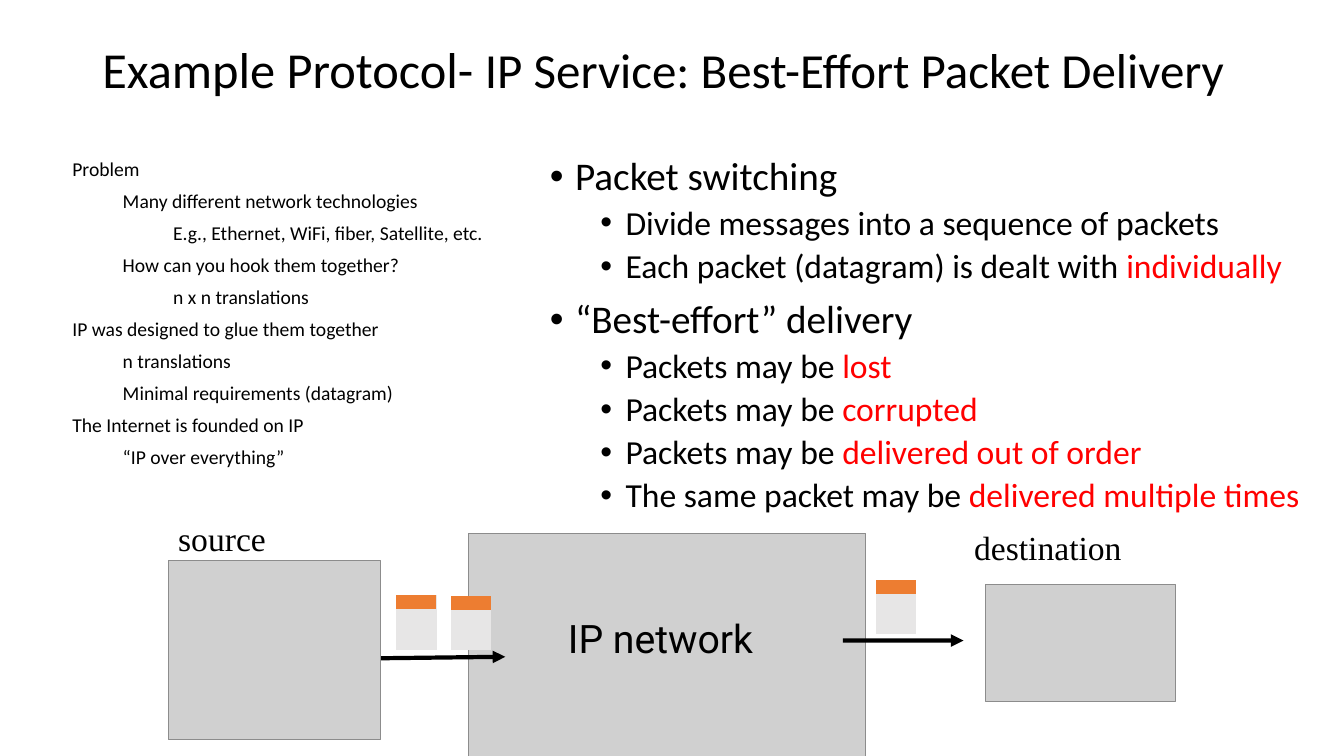
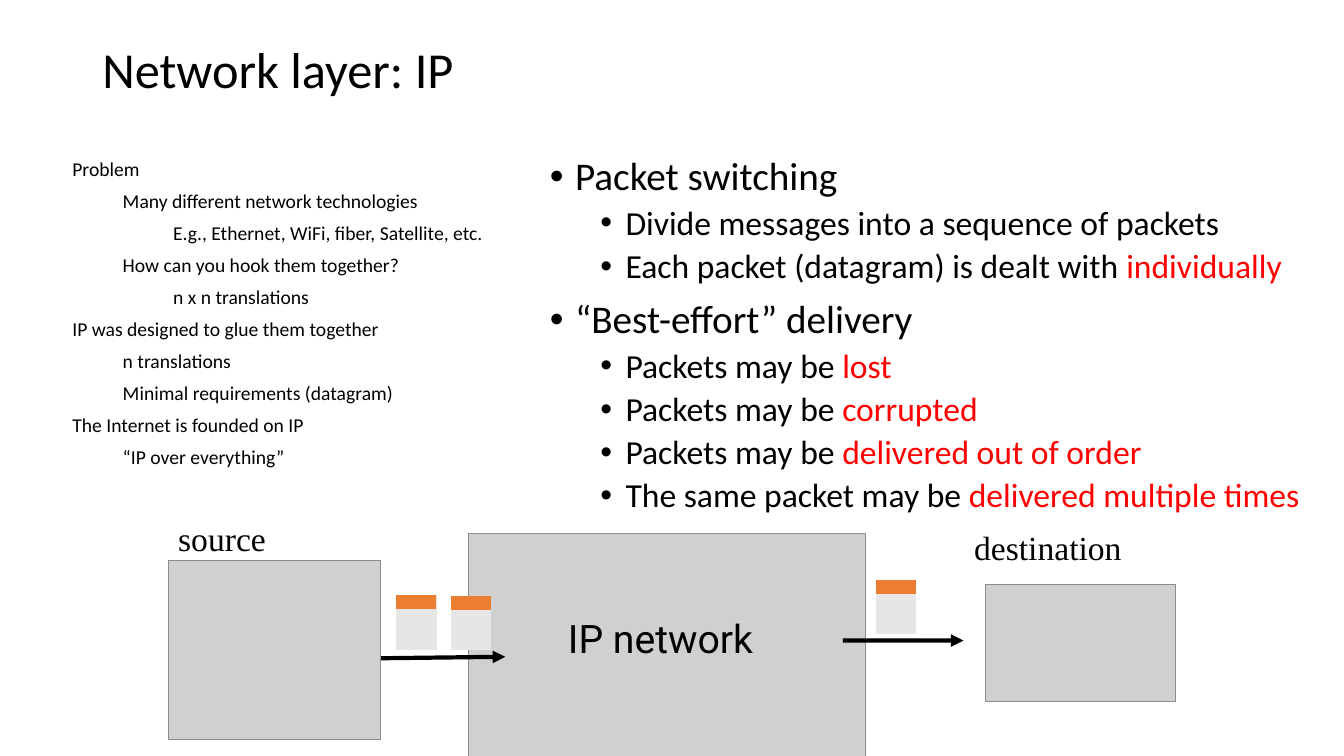
Before and after one commit to vu-resilient-distributed-systems/lectures-fall-2019, a slide deck: slide 21 of Module-1-Networking/Networking.pptx (slide 14 before the commit). Drawn at 1344x756 pixels with LibreOffice and Linux fonts; fonts in the diff are those of the drawing; grey boxes stand for pictures. Boxes give left, top, right and bottom in pixels: in the first picture for what was removed or moved away, otherwise in the second. Text is boxed around its words. In the diff, an @@ line names an element or a change of style, - is before the commit and + after.

Commit message:
updated slides

```diff
--- a/Module-1-Networking/Networking.pptx
+++ b/Module-1-Networking/Networking.pptx
@@ title at [102,53,454,96]: text changed; size 35 to 36 pt @@
-Example Protocol- IP Service: Best-Effort Packet Delivery
+Network layer: IP
```
Also in this commit, not shown: 1 other slide changed, 24 slides added, 30 slides removed.
